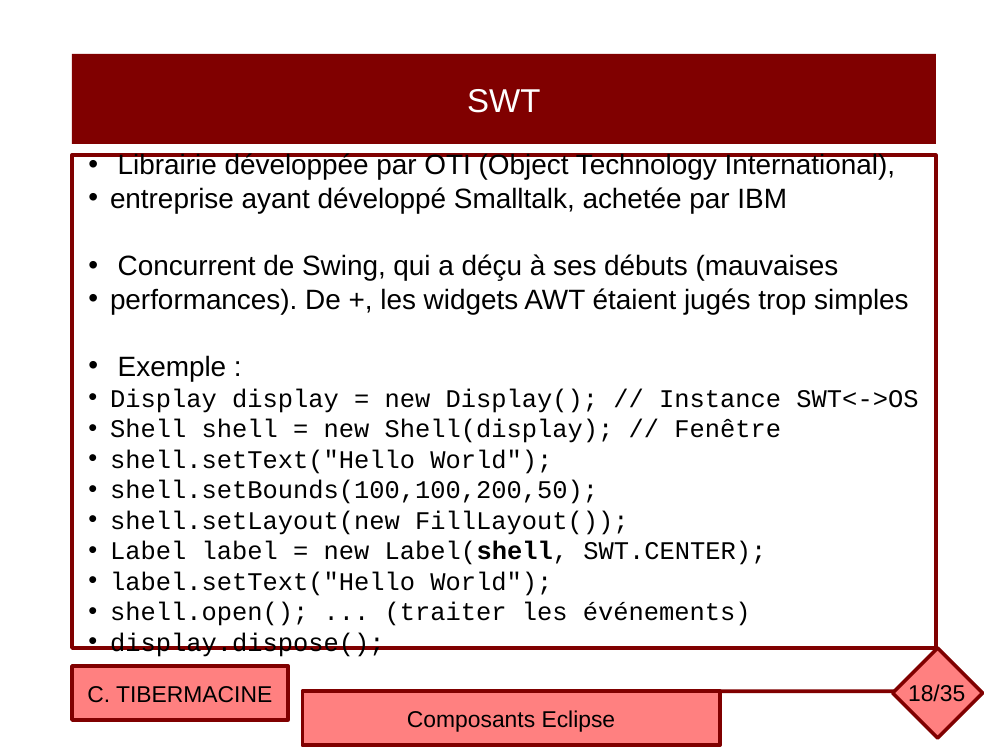
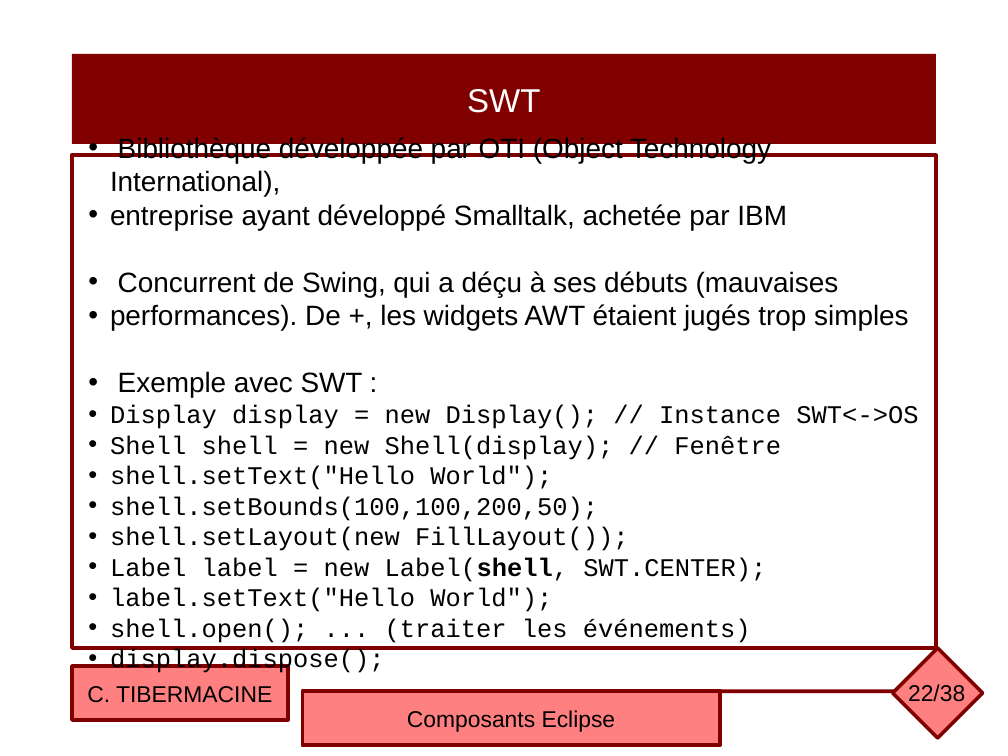
Before and after one commit to ctiber/composants, a slide deck: slide 22 of cours/cours4.odp (slide 18 before the commit). Drawn at 1008x756 pixels with LibreOffice and Linux fonts; fonts in the diff are those of the drawing. Boxes give left, top, right and bottom in pixels: in the first picture for what was removed or moved away, otherwise in the second. Text is boxed around its words. In the diff, an @@ line names an element or a change of style, - is before the commit and + after.

```diff
--- a/cours/cours4.odp
+++ b/cours/cours4.odp
@@ text in rectangle at (110, 137, 771, 196): text changed @@
-• Librairie développée par OTI (Object Technology International),
+• Bibliothèque développée par OTI (Object Technology International),
@@ text in rectangle at (118, 371, 363, 398): text changed @@
-• Exemple :
+• Exemple avec SWT :
@@ page number at (908, 684, 965, 707): text changed @@
-18/35
+22/38
```
Also in this commit, not shown: 20 other slides changed, 4 slides added, 1 slide removed, 1 other file.
